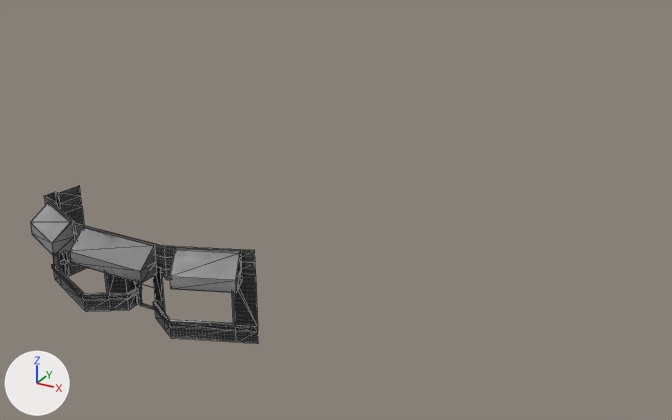
The FBX model Assets/Models/Buildings/Chinatown/ginseng_tea_room.fbx, before and after one commit.
Rendered twice from a 50 mm lens placed at (36.9, -33.8, 25.1), pointed at (10.4, 14.5, 1.0). The axes (+X, +Y, +Z) are drawn at lower left. The lights are the same throughout. The first picture is the older version. Mesh edges are drawn as thin lines. Vertices at exactly the same position are counted once.

The first picture shows 'ginseng_tea_room'.
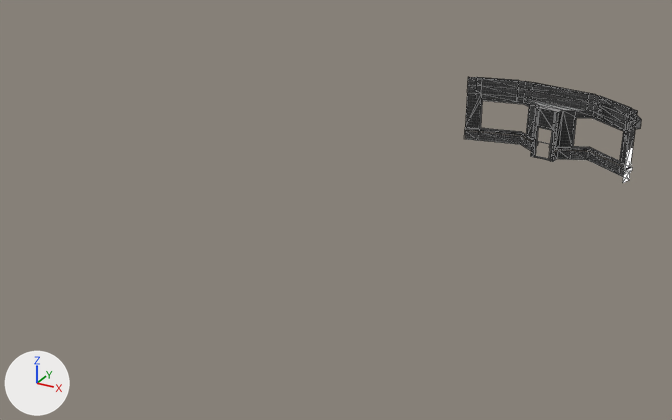
Pixel boxes [x1, y1, x2, y2] of what changed, in the pictures (672 x 420 px):
'ginseng_tea_room', reshaped, moved, turned: before [30, 185, 258, 344]; after [464, 77, 641, 183]
part 1 of me_mesh, deleted: before [55, 185, 87, 276]

The edits, one by one:
me_mesh is used by ob_ginseng_tea_room; location (0.0, 0.0, 0.0); rotation (1.571, 0.0, -0.436), in degrees (90, 0, -25); scale (0.01, 0.01, 0.01).
me_mesh had 352 vertices, 560 faces and spanned x -42.0..1311.0, y 0.0..523.0, z -575.0..121.0.
me_mesh now has 330 vertices, 526 faces and spans x -35.0..1311.0, y 0.0..523.0, z -575.0..121.0.
Part 1, on me_mesh:
22 vertices are removed from x -42.0..9.0, y 0.0..523.0, z -216.0..-77.0.
34 faces are deleted.
Object 'ginseng_tea_room' (ob_ginseng_tea_room) moves from (0.0, 0.0, 0.0) to (25.19, 31.4, 0.0).
Object 'ginseng_tea_room' (ob_ginseng_tea_room) turns from (90, 0, -25) to (90, 0, 145) degrees about x, y and z.
